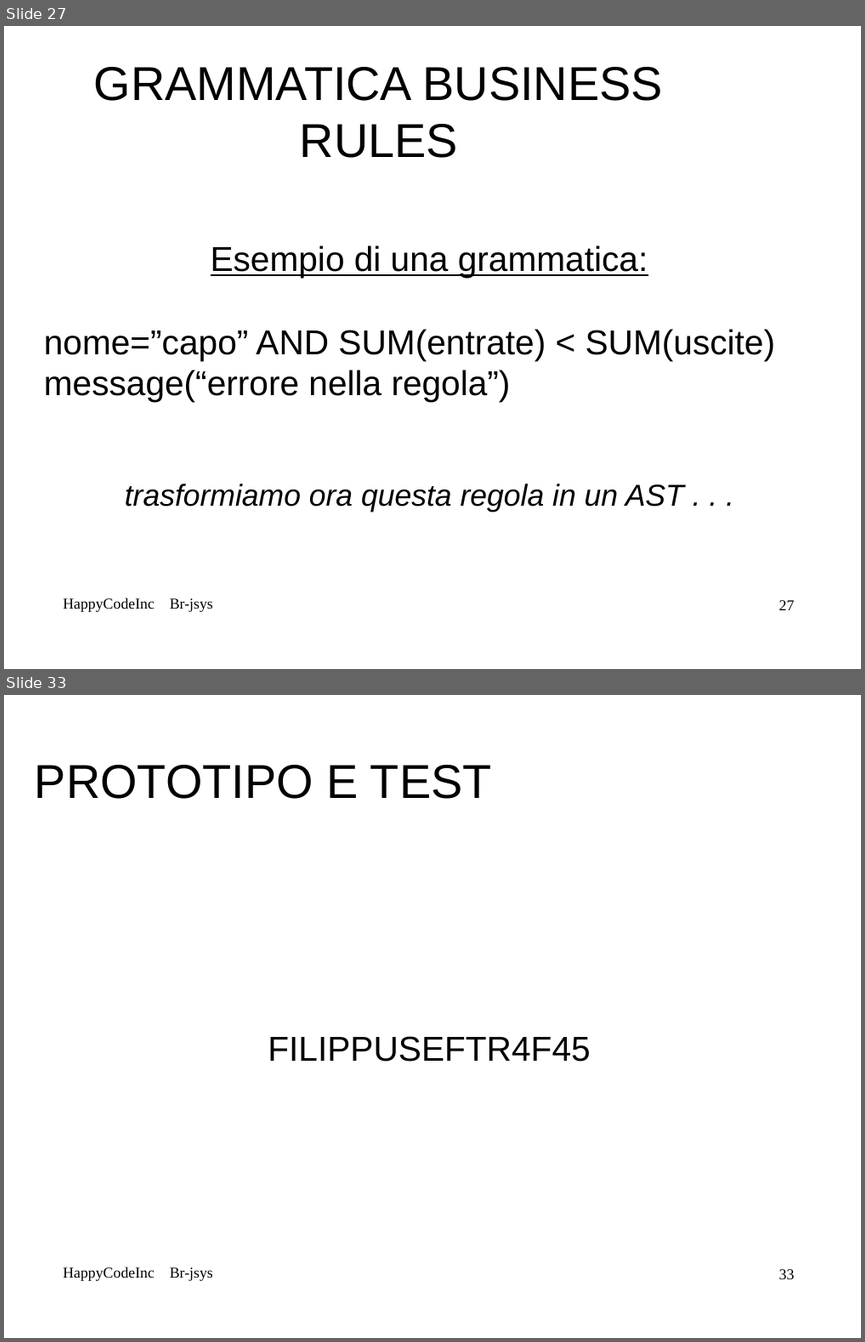
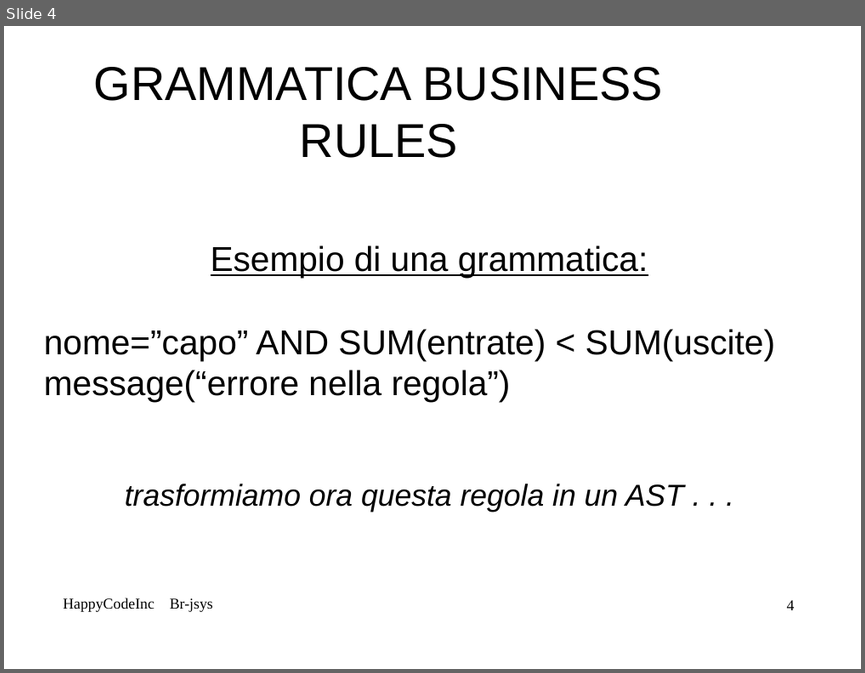
Before and after one commit to mbortola/br-jsys, a slide deck: trunk/RPD-presentation/Alessia-RPD.odp. Shown one above the other, each under a label of ours: slides 27 and 33 before the commit, slide 4 after it; the slides between them are not shown. The pictures are 865x1342 and 865x673 pixels, drawn with LibreOffice and Linux fonts; fonts in the diff are those of the drawing; background and template pictures are left out. Boxes give left, top, right and bottom in pixels: in the first picture for what was removed or moved away, otherwise in the second. Text is boxed around its words. In the diff, an @@ line names an element or a change of style, - is before the commit and + after.

```diff
--- a/trunk/RPD-presentation/Alessia-RPD.odp
+++ b/trunk/RPD-presentation/Alessia-RPD.odp
@@ slide 33 removed at (4, 695, 861, 1338), background picture (left out); not listed: 1 template element that a slide beside it also shows @@
@@ title removed at (35, 765, 492, 799) @@
-PROTOTIPO E TEST
@@ subtitle removed at (268, 1036, 590, 1061) @@
-FILIPPUSEFTR4F45
@@ text removed at (63, 1266, 213, 1281) @@
-HappyCodeInc Br-jsys
@@ what was slide 27 is now slide 4 @@
@@ page number at (787, 600, 794, 610): text changed @@
-27
+4
```
Also in this commit, not shown: 3 slides changed, 37 other slides removed.
